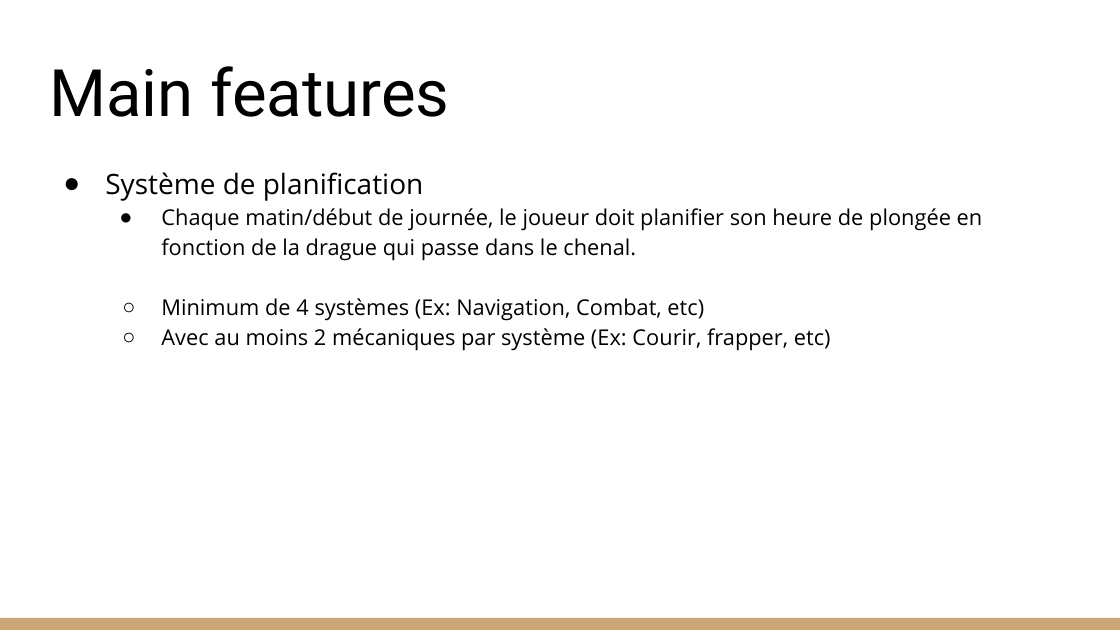
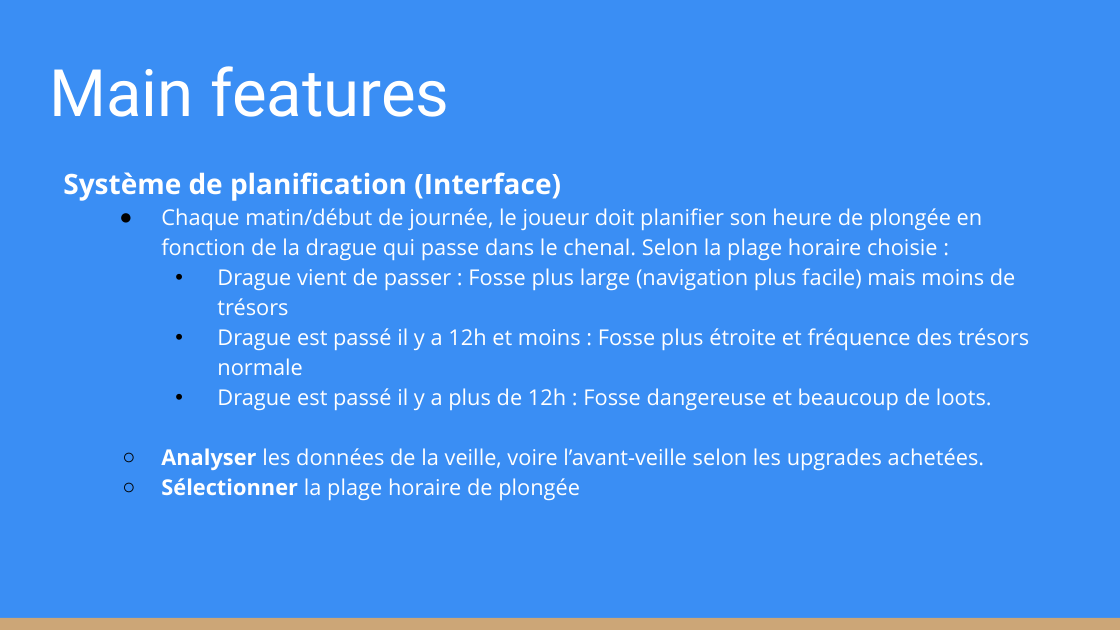
Before and after one commit to KevinBachelierBart/TPGeneraux, a slide deck: slide 8 of Bachelier_Kevin_SintaZaranie.pptx. Drawn at 1120x630 pixels with LibreOffice and Linux fonts; fonts in the diff are those of the drawing. Boxes give left, top, right and bottom in pixels: in the first picture for what was removed or moved away, otherwise in the second. Text is boxed around its words. In the diff, an @@ line names an element or a change of style, - is before the commit and + after.

Commit message:
GDD

```diff
--- a/Bachelier_Kevin_SintaZaranie.pptx
+++ b/Bachelier_Kevin_SintaZaranie.pptx
@@ background #FFFFFF to #3A8EF4 @@
@@ title "Main features" at box(49, 66, 449, 117): text colour #000000 to #FFFFFF @@
@@ text at box(63, 172, 1029, 501): text changed; text colour #000000 to #FFFFFF @@
-● Système de planification
-  ● Chaque matin/début de journée, le joueur doit planifier son heure de plongée en fonction de la drague qui passe dans le chenal.
-  ○ Minimum de 4 systèmes (Ex: Navigation, Combat, etc)
-  ○ Avec au moins 2 mécaniques par système (Ex: Courir, frapper, etc)
+Système de planification (Interface)
+  ● Chaque matin/début de journée, le joueur doit planifier son heure de plongée en fonction de la drague qui passe dans le chenal. Selon la plage horaire choisie :
+    • Drague vient de passer : Fosse plus large (navigation plus facile) mais moins de trésors
+    • Drague est passé il y a 12h et moins : Fosse plus étroite et fréquence des trésors normale
+    • Drague est passé il y a plus de 12h : Fosse dangereuse et beaucoup de loots.
+  ○ Analyser les données de la veille, voire l’avant-veille selon les upgrades achetées.
+  ○ Sélectionner la plage horaire de plongée
```
Also in this commit, not shown: 2 other slides changed.
